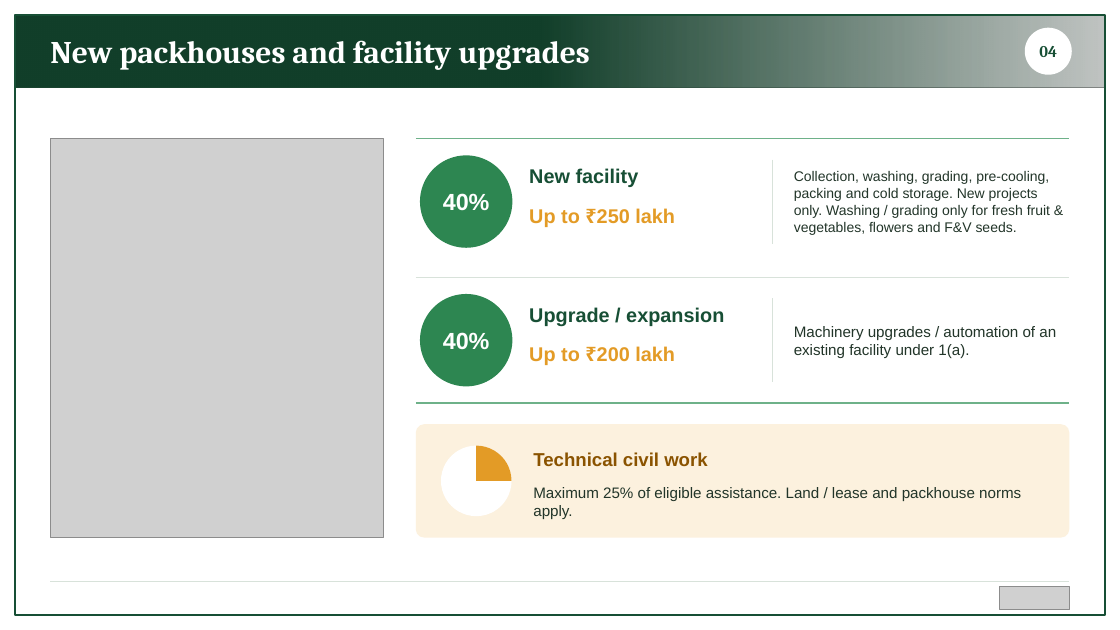
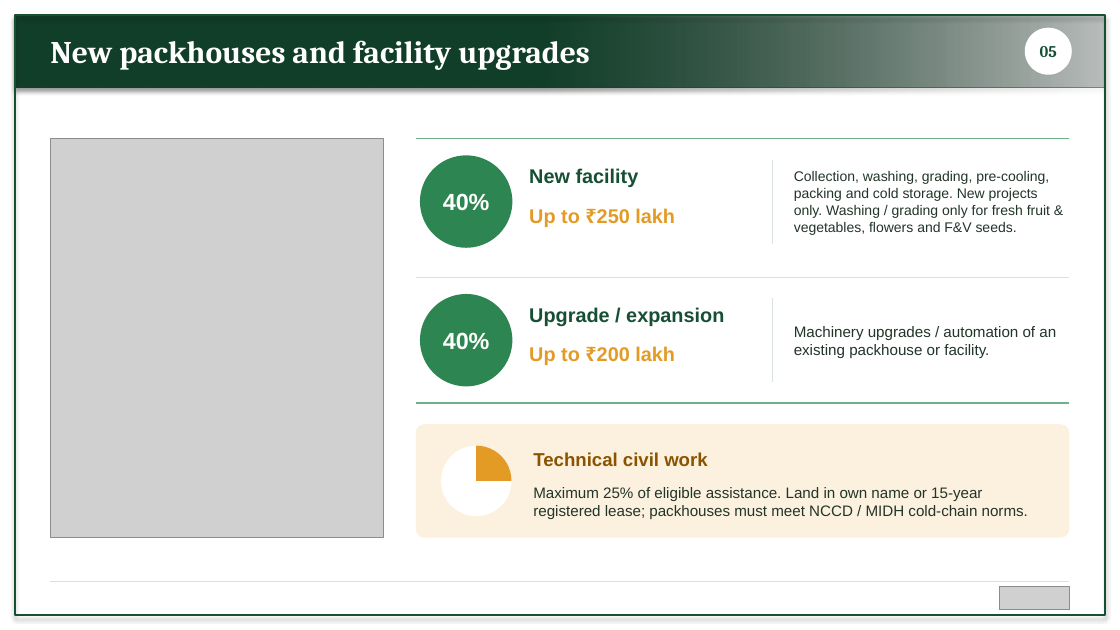
Before and after one commit to BantheFox012/FM, a slide deck: slide 5 of APEDA_BKNY.pptx (slide 4 before the commit). Drawn at 1120x630 pixels with LibreOffice and Linux fonts; fonts in the diff are those of the drawing; grey boxes stand for pictures. Boxes give left, top, right and bottom in pixels: in the first picture for what was removed or moved away, otherwise in the second. Text is boxed around its words. In the diff, an @@ line names an element or a change of style, - is before the commit and + after.

```diff
--- a/APEDA_BKNY.pptx
+++ b/APEDA_BKNY.pptx
@@ rectangle at [15, 15, 1105, 87]: shadow on @@
@@ rectangle at [15, 15, 1105, 615]: shadow on @@
@@ text at [1040, 46, 1057, 57]: text changed @@
-04
+05
@@ text at [794, 326, 1056, 358]: text changed @@
-Machinery upgrades / automation of an existing facility under 1(a).
+Machinery upgrades / automation of an existing packhouse or facility.
@@ text at [533, 487, 1028, 519]: text changed @@
-Maximum 25% of eligible assistance. Land / lease and packhouse norms apply.
+Maximum 25% of eligible assistance. Land in own name or 15-year registered lease; packhouses must meet NCCD / MIDH cold-chain norms.
```
Also in this commit, not shown: 12 other slides changed, 1 slide added.
